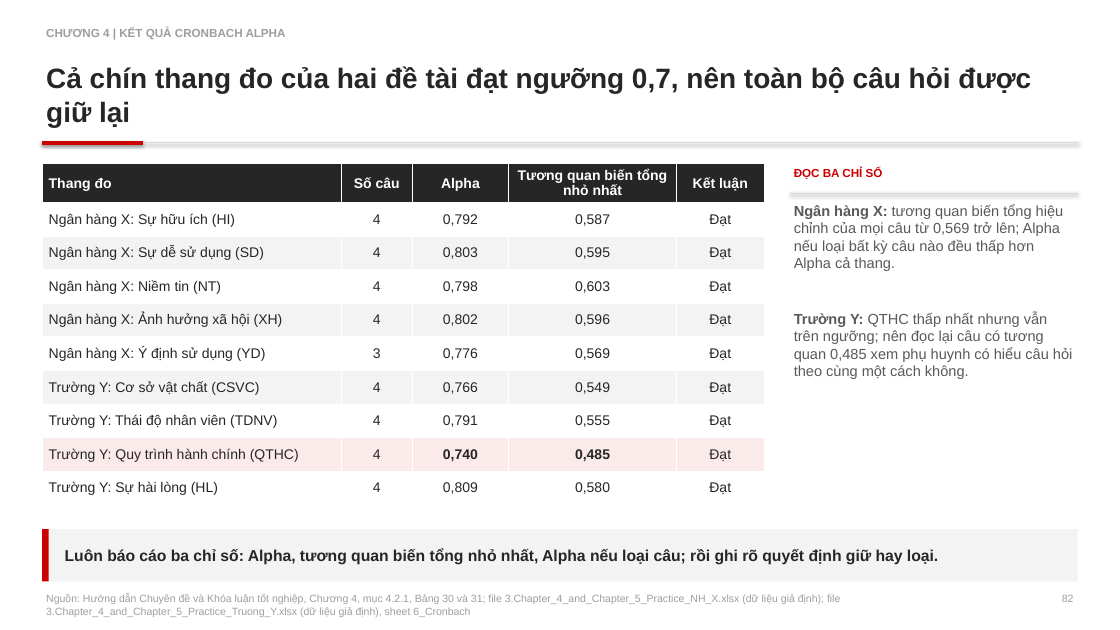
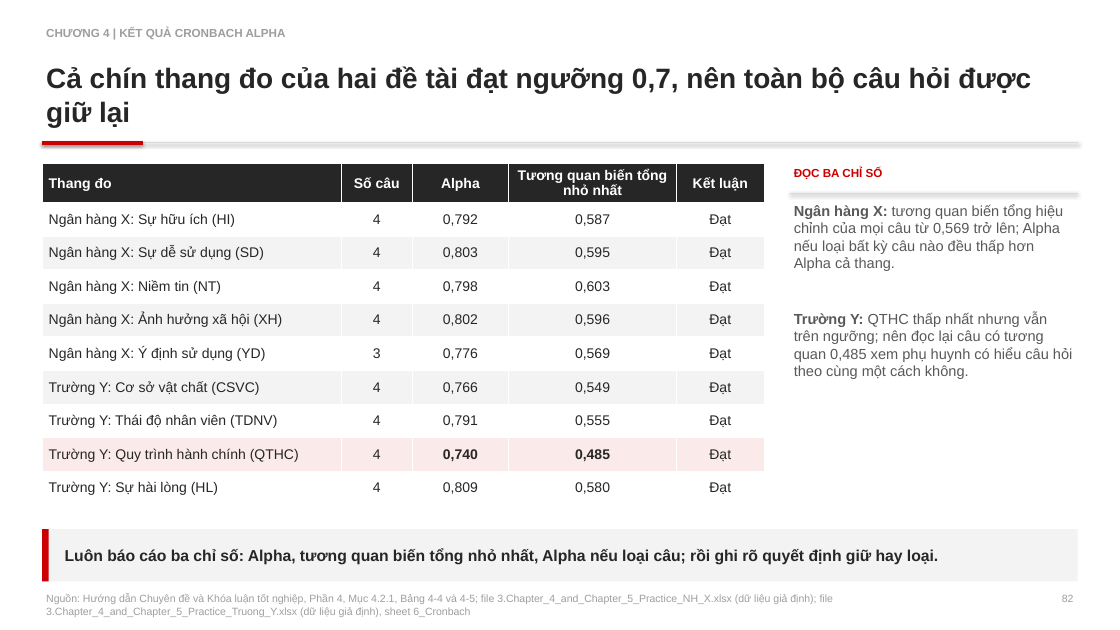
Before and after one commit to johnneinadlerr0353-bot/sachhuongdan, a slide deck: slide 82 of Core_Slide_2_HD2_Bain.pptx. Drawn at 1120x630 pixels with LibreOffice and Linux fonts; fonts in the diff are those of the drawing. Boxes give left, top, right and bottom in pixels: in the first picture for what was removed or moved away, otherwise in the second. Text is boxed around its words. In the diff, an @@ line names an element or a change of style, - is before the commit and + after.

```diff
--- a/Core_Slide_2_HD2_Bain.pptx
+++ b/Core_Slide_2_HD2_Bain.pptx
@@ text at [46, 594, 833, 617]: text changed @@
-Nguồn: Hướng dẫn Chuyên đề và Khóa luận tốt nghiệp, Chương 4, mục 4.2.1, Bảng 30 và 31; file 3.Chapter_4_and_Chapter_5_Practice_NH_X.xlsx (dữ liệu giả định); file 3.Chapter_4_and_Chapter_5_Practice_Truong_Y.xlsx (dữ liệu giả định), sheet 6_Cronbach
+Nguồn: Hướng dẫn Chuyên đề và Khóa luận tốt nghiệp, Phần 4, Mục 4.2.1, Bảng 4-4 và 4-5; file 3.Chapter_4_and_Chapter_5_Practice_NH_X.xlsx (dữ liệu giả định); file 3.Chapter_4_and_Chapter_5_Practice_Truong_Y.xlsx (dữ liệu giả định), sheet 6_Cronbach
```
Also in this commit, not shown: 117 other slides changed, 4 other files.
